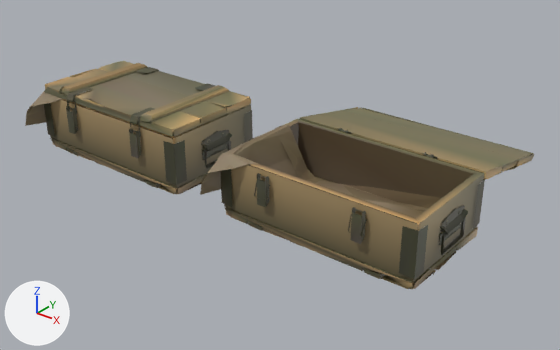
The glTF model assets/props/crate_military.glb as it was, and as the next commit left it.
One viewpoint serves both versions: a 50 mm lens placed at (1.795, -2.163, 1.347), pointed at (0.079, -0.018, 0.017). The lights are fixed; the arrows at lower left show +X, +Y and +Z. The first picture is the older version.

Script lines for the objects in view, before the commit:
```python
me_crate_military = bpy.data.meshes.new('crate_military')
me_crate_military.from_pydata(...)  # 3072 vertices, 2514 faces; spans x -0.91..0.91, y -0.49..0.49, z 0.0..0.3
me_crate_military.materials.append(mat_defaultmaterial)
ob_crate_military = bpy.data.objects.new('crate_military', me_crate_military)
ob_crate_military.location = (0.0, 0.0, 0.0)
```
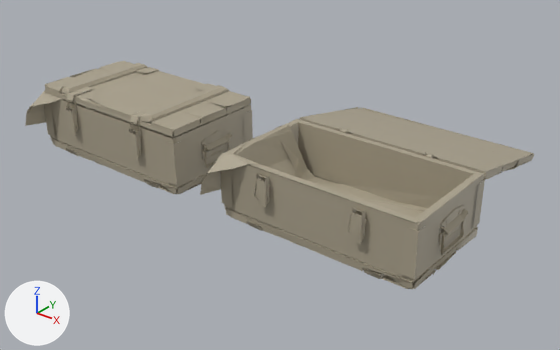
What differs and where, as boxes [x1, y1, x2, y2] in the pictures (560 x 350 px):
part 1 of me_crate_military, recoloured: [44, 67, 485, 288] in both
part 2 of me_crate_military, recoloured (lighter): [25, 61, 534, 289] in both

The change, as a list of edits to the scene's bpy script:
```text
Change me_crate_military:
    where me_crate_military.from_pydata(...)  # 3072 vertices, 2514 faces; spans x -0.91..0.91, y -0.49..0.49, z 0.0..0.3
    used by ob_crate_military; location = (0.0, 0.0, 0.0)
    me_crate_military part 1: 1516 faces centred in x -0.9..0.91, y -0.42..0.48, z 0.02..0.29 are repainted in the vertex colours; the middle colour goes from dark yellow #474732 to beige #aca38e
    me_crate_military part 2: 998 faces centred in x -0.9..0.89, y -0.47..0.47, z 0.0..0.3 are repainted in the vertex colours; the middle colour goes from dark yellow #796f50 to beige #aca38e
```
